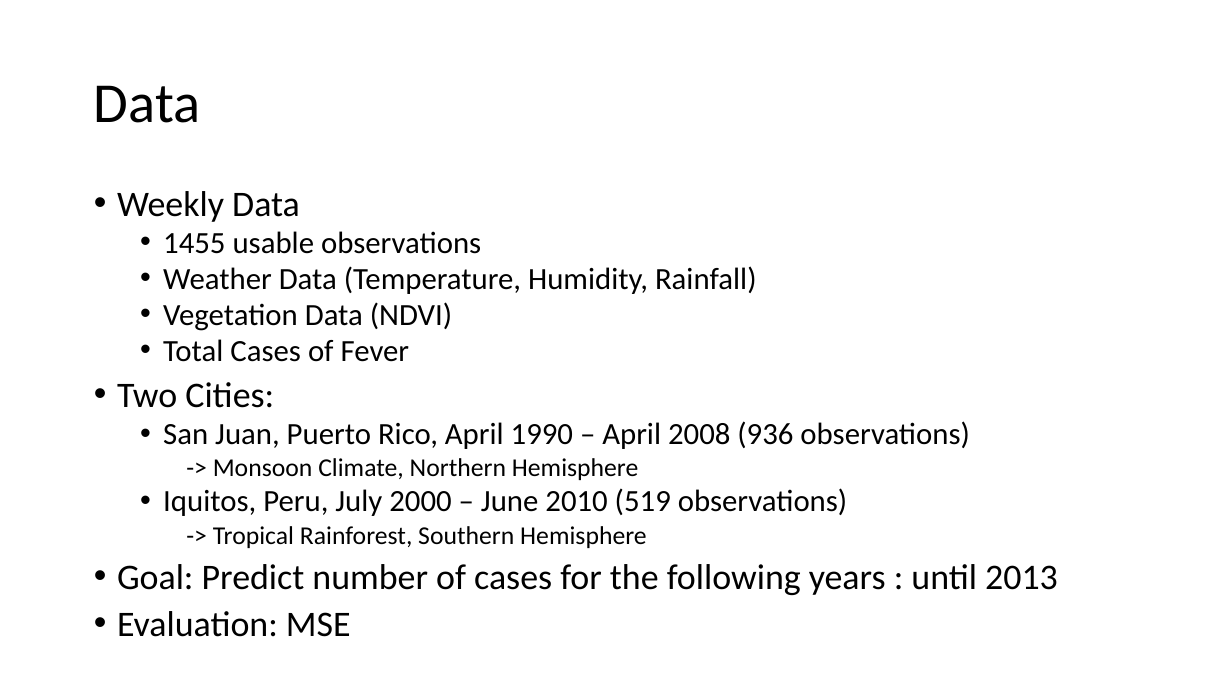
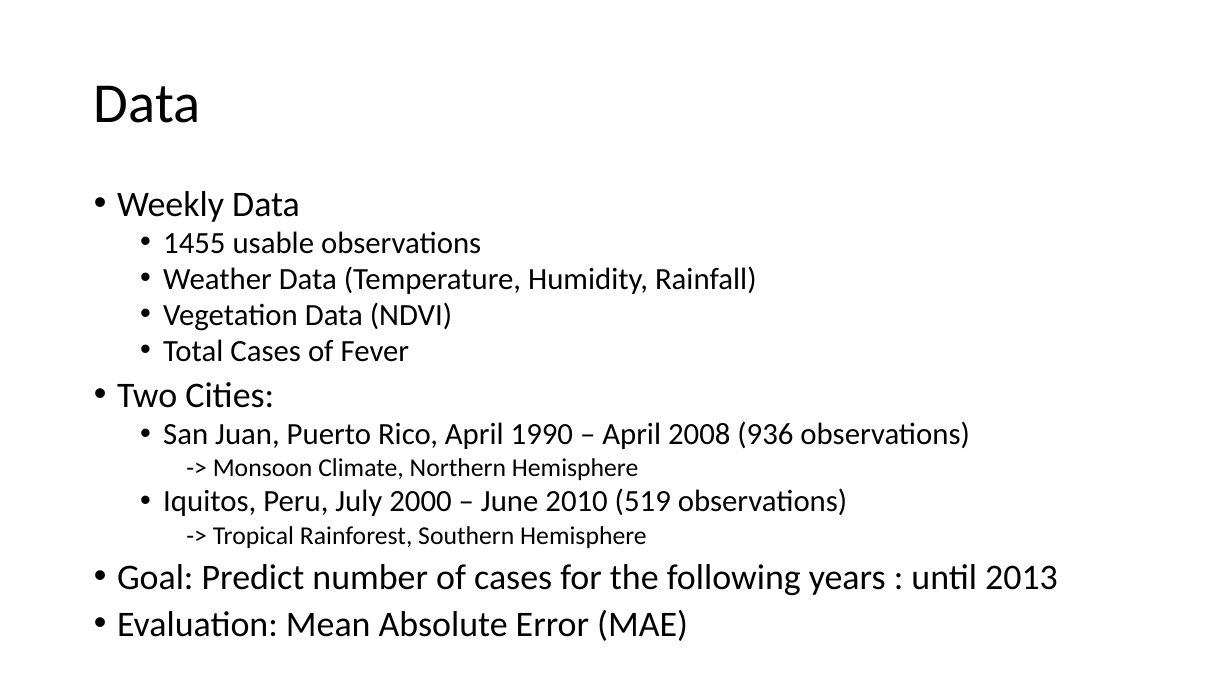
Before and after one commit to mariiader/adc_project, a slide deck: slide 3 of DengAI_PP_1.pptx. Drawn at 1232x693 pixels with LibreOffice and Linux fonts; fonts in the diff are those of the drawing. Boxes give left, top, right and bottom in pixels: in the first picture for what was removed or moved away, otherwise in the second. Text is boxed around its words. In the diff, an @@ line names an element or a change of style, - is before the commit and + after.

```diff
--- a/DengAI_PP_1.pptx
+++ b/DengAI_PP_1.pptx
@@ text at bbox=[117, 610, 688, 641]: text changed @@
-• Evaluation: MSE
+• Evaluation: Mean Absolute Error (MAE)
```
Also in this commit, not shown: 5 other slides changed, 1 slide removed, 19 other files.
